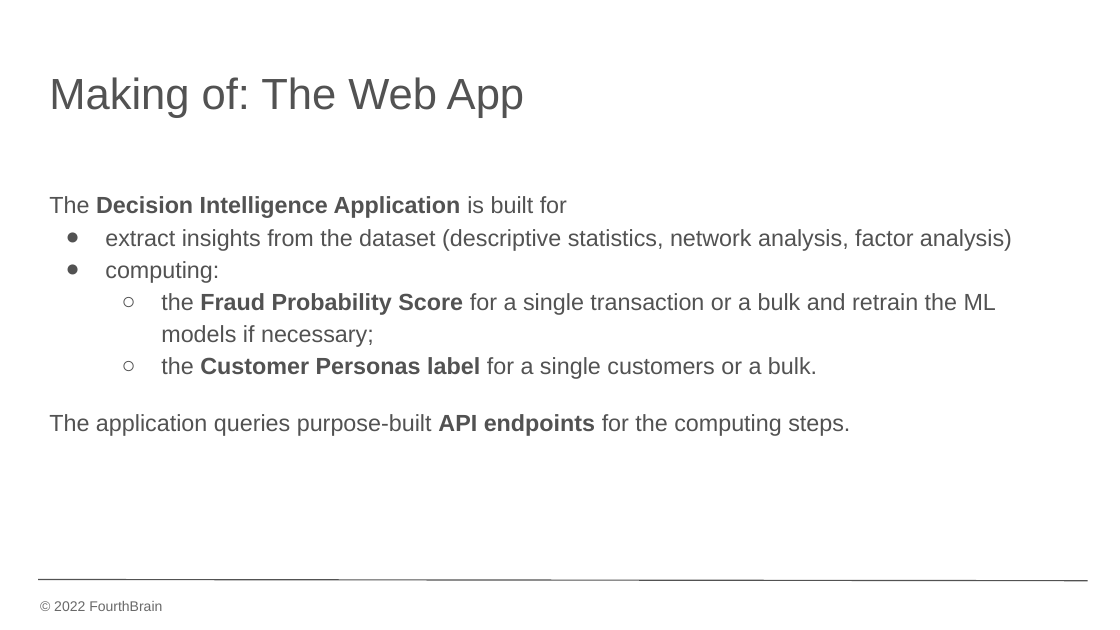
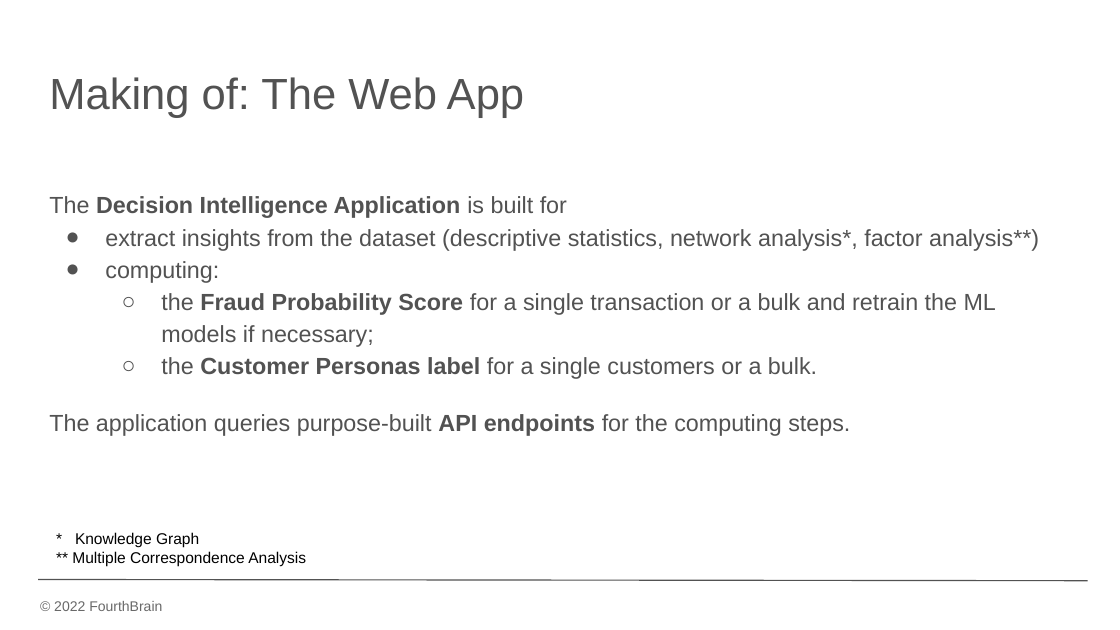
Before and after one commit to davins90/unsupervised_anomaly_detection, a slide deck: slide 8 of src/docs/Decision Intelligence Application.pptx. Drawn at 1120x630 pixels with LibreOffice and Linux fonts; fonts in the diff are those of the drawing; background and template pictures are left out. Boxes give left, top, right and bottom in pixels: in the first picture for what was removed or moved away, otherwise in the second. Text is boxed around its words. In the diff, an @@ line names an element or a change of style, - is before the commit and + after.

```diff
--- a/src/docs/Decision Intelligence Application.pptx
+++ b/src/docs/Decision Intelligence Application.pptx
@@ text at (x1=105, y1=229, x2=1039, y2=251): text changed @@
-● extract insights from the dataset (descriptive statistics, network analysis, factor analysis)
+● extract insights from the dataset (descriptive statistics, network analysis*, factor analysis**)
@@ text added at (x1=72, y1=532, x2=306, y2=566), 10 pt, text #000000 @@
+* Knowledge Graph
+** Multiple Correspondence Analysis
```
Also in this commit, not shown: 12 other slides changed, 1 other file.
